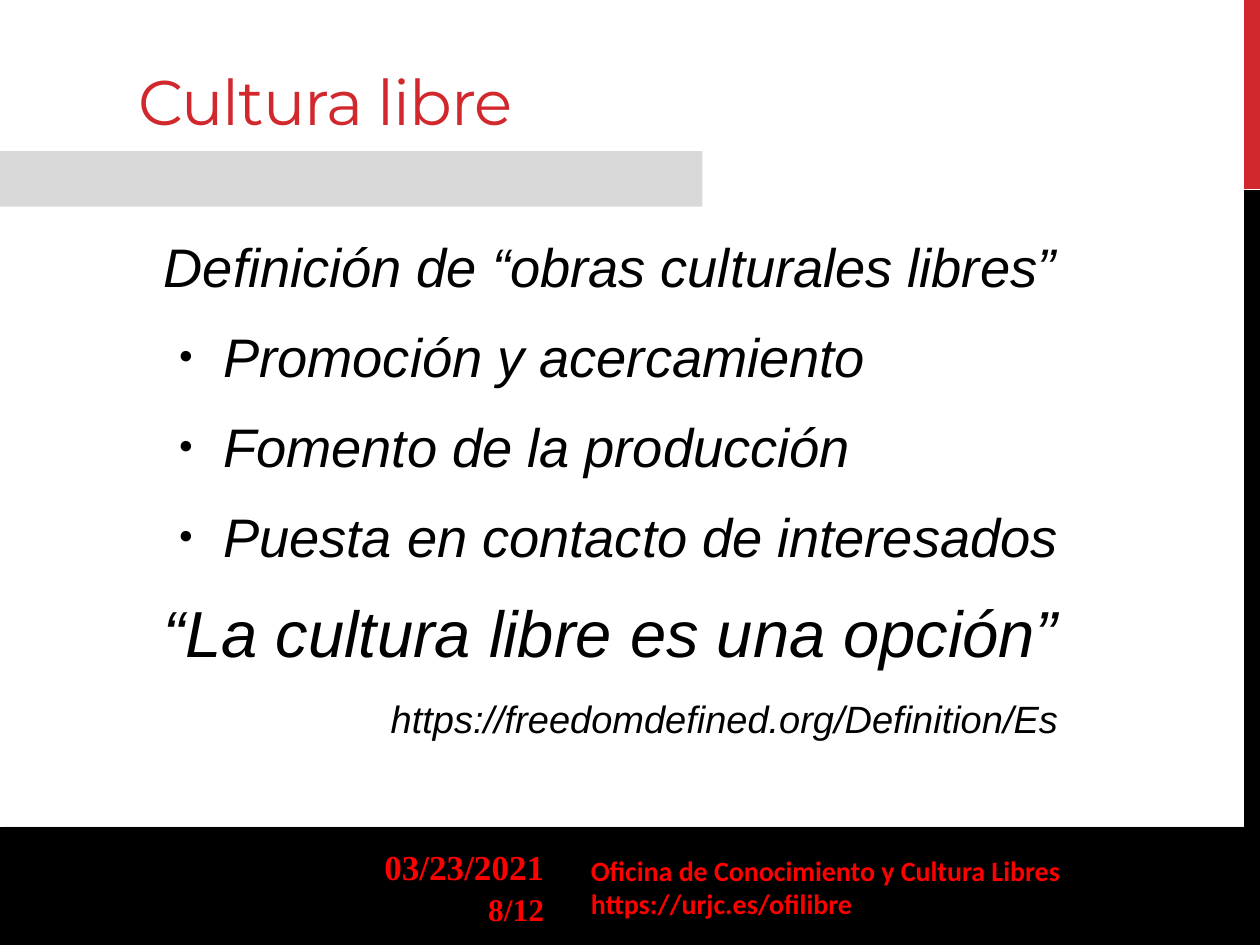
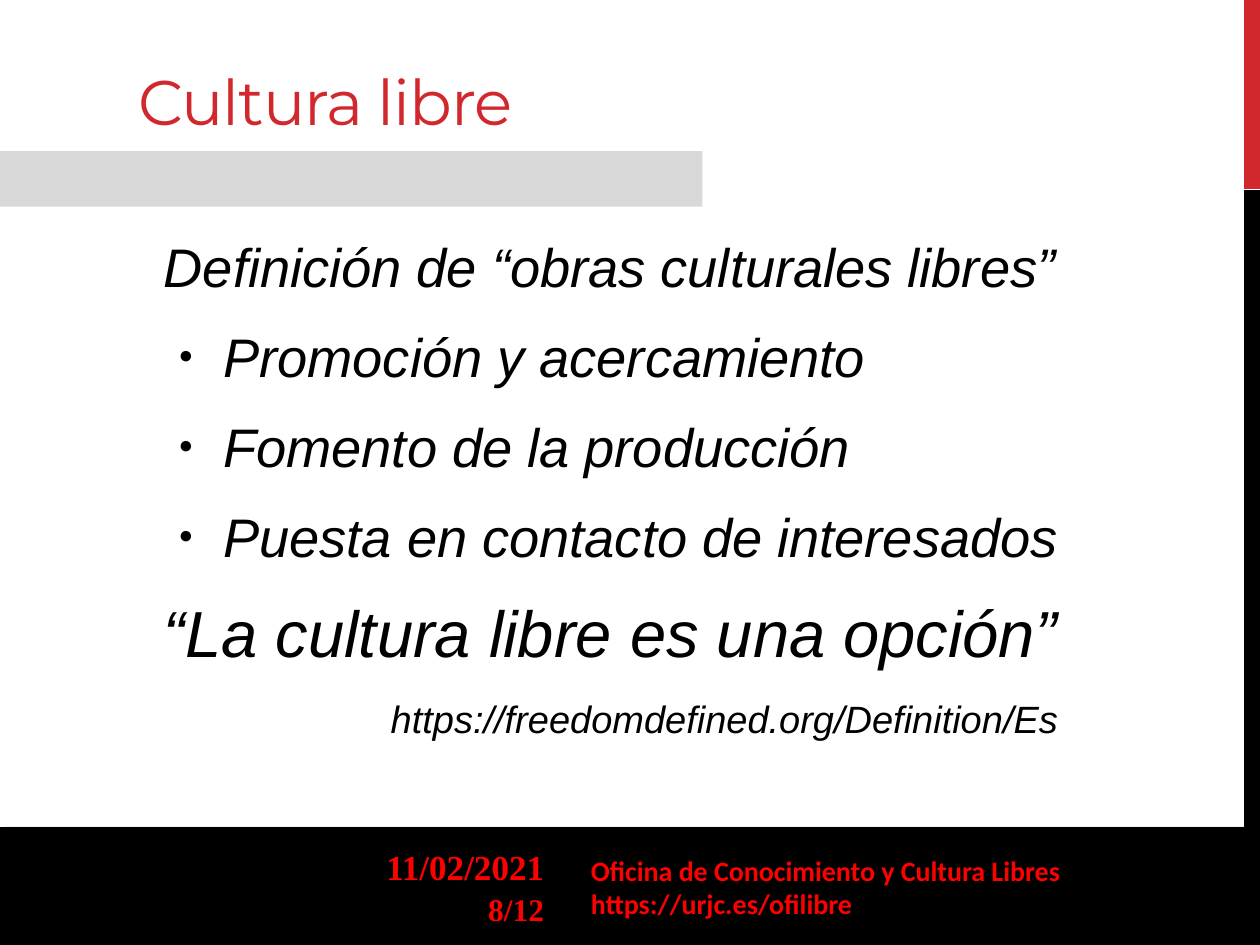
Before and after one commit to gabrielIzquierdo/OfiLibreGabri.github.io, a slide deck: slide 8 of static/transpas/ofilibre/Ofilibre-presentacion.odp. Drawn at 1260x945 pixels with LibreOffice and Linux fonts; fonts in the diff are those of the drawing; background and template pictures are left out. Boxes give left, top, right and bottom in pixels: in the first picture for what was removed or moved away, otherwise in the second. Text is boxed around its words. In the diff, an @@ line names an element or a change of style, - is before the commit and + after.

```diff
--- a/static/transpas/ofilibre/Ofilibre-presentacion.odp
+++ b/static/transpas/ofilibre/Ofilibre-presentacion.odp
@@ text at [386,856,544,881]: text changed @@
-03/23/2021
+11/02/2021
```
Also in this commit, not shown: 11 other slides changed, 1 other file.
